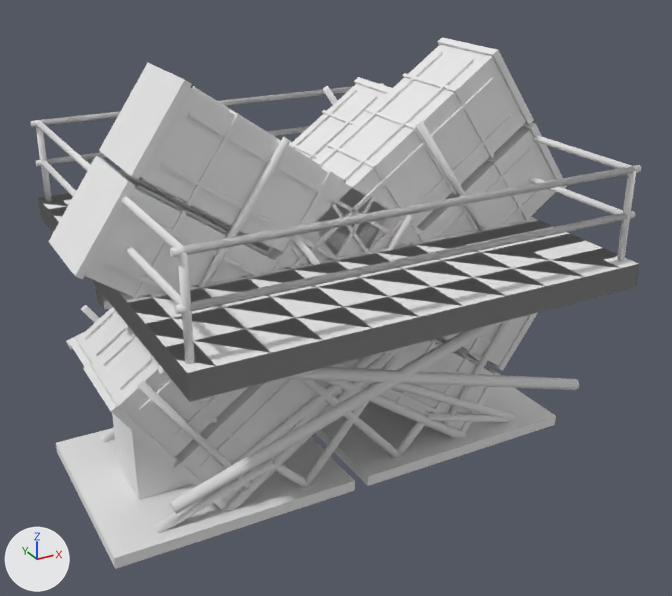
What one commit did to the OBJ model models/rocn_cheng_kung/rocn_cheng_kung_additions.obj.
Both versions are drawn from a 50 mm camera at (-0.0523, -0.1021, 0.0449) aimed at (0.002, -0.0034, -0.0045). Arrows for +X, +Y and +Z are at lower left; the lights stay in place. The first picture is the older version. Where no turn or scale is listed for an object, it has been applied to the vertices. Vertices at exactly the same position are counted once.

Names of what the first picture shows: 'bofors_platform_port', 'bofors_platform_starboard', 'hf_launcher_port', 'hf_launcher_starboard'.
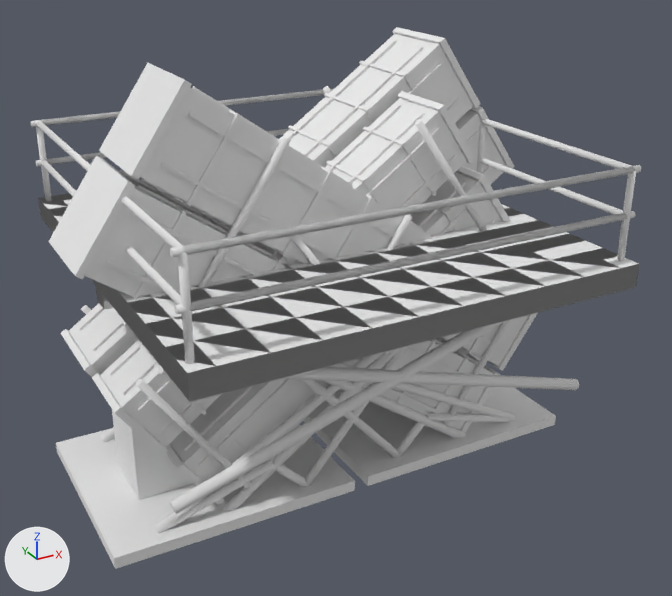
Commit message: Mirror starboard HF launcher columns

What differs and where, as boxes (x1, y1, x2, y2) in the pictures (672 x 596 px; the box of a moved part takes in the faces that stretch with it):
'hf_launcher_starboard', reshaped (10% narrower)
    before: (56, 37, 567, 569)
    after: (56, 27, 514, 569)
part 1 of me_hf_launcher_starboard, moved or reshaped (not visible before)
    after: (170, 172, 502, 498)
part 2 of me_hf_launcher_starboard, moved or reshaped (not visible before)
    after: (166, 444, 225, 505)
part 3 of me_hf_launcher_starboard, moved or reshaped (not visible before)
    after: (456, 166, 510, 222)
part 4 of me_hf_launcher_starboard, moved or reshaped (not visible before)
    after: (205, 409, 247, 454)
part 5 of me_hf_launcher_starboard, moved or reshaped (not visible before)
    after: (253, 385, 296, 430)
part 6 of me_hf_launcher_starboard, moved or reshaped (not visible before)
    after: (423, 201, 459, 231)
part 7 of me_hf_launcher_starboard, moved or reshaped (not visible before)
    after: (291, 220, 495, 416)
part 8 of me_hf_launcher_starboard, moved or reshaped (not visible before)
    after: (183, 181, 466, 451)
part 9 of me_hf_launcher_starboard, moved or reshaped
    before: (176, 127, 556, 504)
    after: (455, 110, 506, 185)
part 10 of me_hf_launcher_starboard, moved or reshaped (not visible afterwards)
    before: (173, 456, 227, 510)
part 11 of me_hf_launcher_starboard, moved or reshaped
    before: (521, 122, 567, 188)
    after: (470, 106, 514, 168)
part 12 of me_hf_launcher_starboard, moved or reshaped (not visible afterwards)
    before: (216, 418, 248, 453)
part 13 of me_hf_launcher_starboard, moved or reshaped (not visible afterwards)
    before: (257, 384, 298, 425)
part 14 of me_hf_launcher_starboard, moved or reshaped (mostly hidden before)
    before: (69, 77, 392, 367)
    after: (92, 91, 475, 456)
part 15 of me_hf_launcher_starboard, moved or reshaped
    before: (83, 37, 543, 493)
    after: (61, 27, 493, 377)

The change in detail:
me_hf_launcher_starboard has 1128 vertices, 1200 faces and spans x -0.033..0.033, y -0.014..0.014, z -0.0273..0.0273.
me_hf_launcher_starboard is used by ob_hf_launcher_starboard; location (0.0, 0.0, 0.0).
me_hf_launcher_starboard part 1: the loose piece of 8 vertices spanning x -0.0229..0.0244, y 0.0011..0.01, z -0.0256..0.011 is moved by (0.0, -0.0111, 0.0).
me_hf_launcher_starboard part 2: the loose piece of 8 vertices spanning x -0.0235..-0.0176, y 0.0008..0.0103, z -0.0261..-0.0183 is moved by (0.0, -0.0111, 0.0).
me_hf_launcher_starboard part 3: the loose piece of 8 vertices spanning x 0.0191..0.025, y 0.0008..0.0103, z 0.0037..0.0115 is moved by (0.0, -0.0111, 0.0).
me_hf_launcher_starboard part 4: the loose piece of 8 vertices spanning x -0.0179..-0.0125, y 0.0009..0.0102, z -0.0222..-0.0148 is moved by (0.0, -0.0111, 0.0).
me_hf_launcher_starboard part 5: the loose piece of 8 vertices spanning x -0.0126..-0.0072, y 0.0009..0.0102, z -0.0185..-0.011 is moved by (0.0, -0.0111, 0.0).
me_hf_launcher_starboard part 6: the loose piece of 8 vertices spanning x 0.014..0.0194, y 0.0009..0.0102, z 0.0002..0.0076 is moved by (0.0, -0.0111, 0.0).
me_hf_launcher_starboard part 7: the loose piece of 8 vertices spanning x -0.0181..0.0222, y 0.0008..0.0012, z -0.0234..0.005 is moved by (0.0, -0.0111, 0.0).
me_hf_launcher_starboard part 8: the loose piece of 8 vertices spanning x -0.0218..0.0184, y 0.0027..0.0031, z -0.018..0.0104 is moved by (0.0, -0.0111, 0.0).
me_hf_launcher_starboard part 9: the loose piece of 8 vertices spanning x -0.0236..0.0324, y -0.0111..0.0, z -0.0265..0.0171 is moved by (0.0, 0.0111, 0.0).
me_hf_launcher_starboard part 10: the loose piece of 8 vertices spanning x -0.0241..-0.017, y -0.0114..0.0003, z -0.0271..-0.0174 is moved by (0.0, 0.0111, 0.0).
me_hf_launcher_starboard part 11: the loose piece of 8 vertices spanning x 0.0258..0.033, y -0.0114..0.0003, z 0.0079..0.0176 is moved by (0.0, 0.0111, 0.0).
me_hf_launcher_starboard part 12: the loose piece of 8 vertices spanning x -0.0184..-0.0116, y -0.0113..0.0002, z -0.023..-0.0137 is moved by (0.0, 0.0111, 0.0).
me_hf_launcher_starboard part 13: the loose piece of 8 vertices spanning x -0.0128..-0.0061, y -0.0113..0.0002, z -0.0191..-0.0098 is moved by (0.0, 0.0111, 0.0).
me_hf_launcher_starboard part 14: 152 of the vertices in x -0.0302..0.0182, y 0.0008..0.0103, z -0.0164..0.0212 are moved by (0.0, -0.0111, 0.0).
me_hf_launcher_starboard part 15: 280 of the vertices in x -0.0309..0.0311, y -0.0114..0.0003, z -0.0258..0.0273 are moved by (0.0, 0.0111, 0.0).
